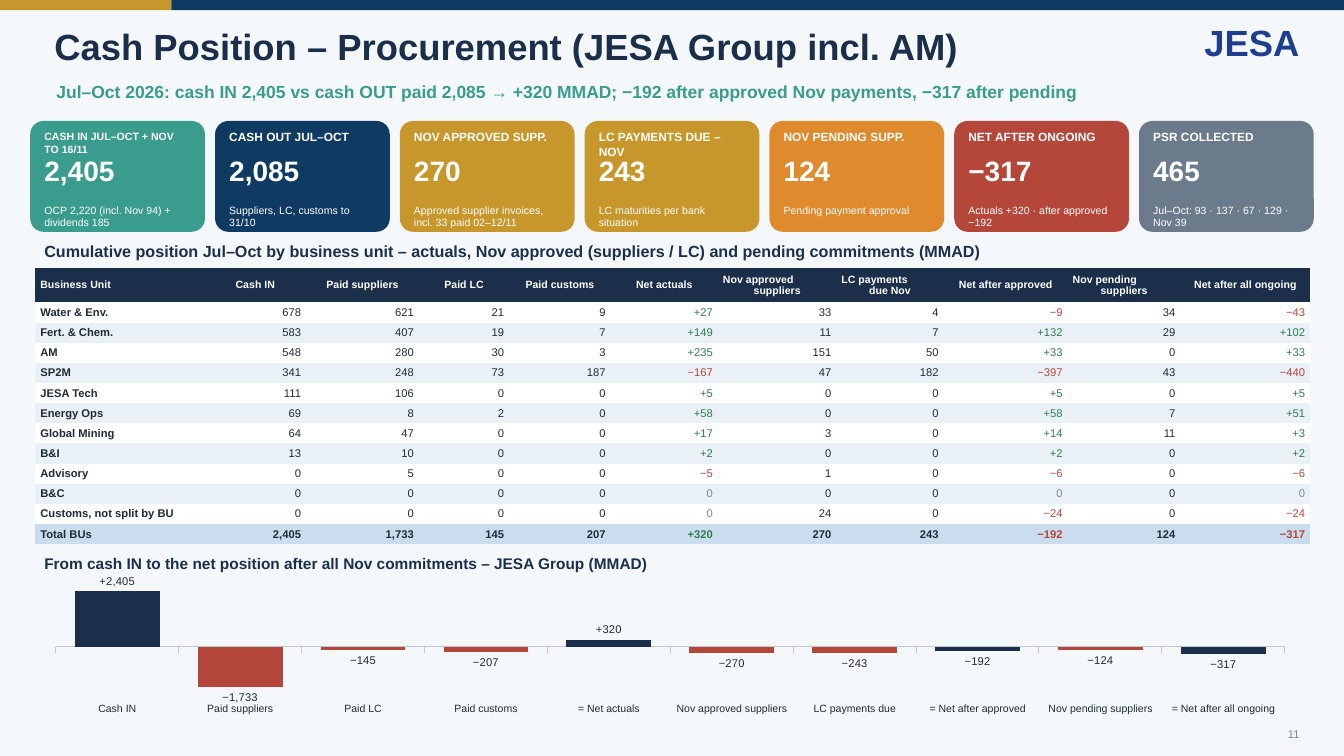
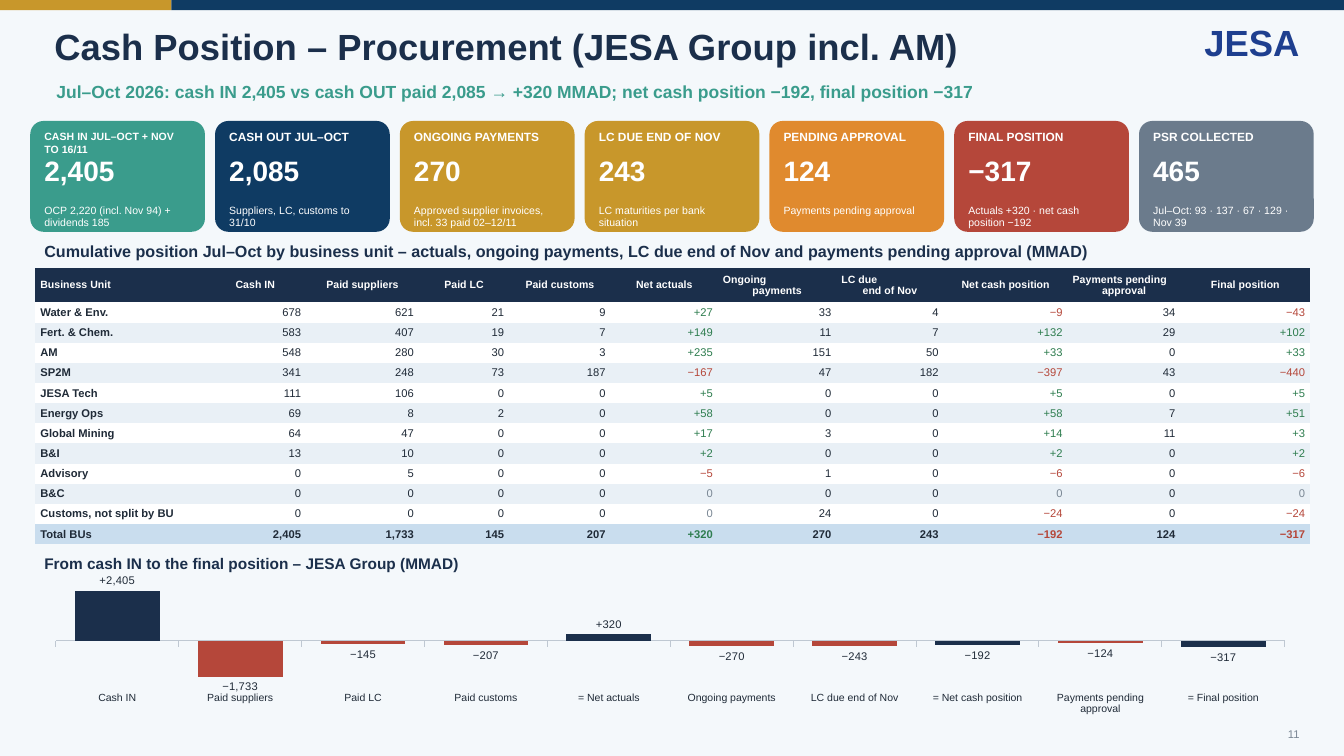
Before and after one commit to cherkaouihassan-art/Skills-Repo, a slide deck: slide 11 of weekly-ar-cash-deck/output/JESA_AR_Cash_Position_Nov_W3_2026-11-18.pptx. Drawn at 1344x756 pixels with LibreOffice and Linux fonts; fonts in the diff are those of the drawing. Boxes give left, top, right and bottom in pixels: in the first picture for what was removed or moved away, otherwise in the second. Text is boxed around its words. In the diff, an @@ line names an element or a change of style, - is before the commit and + after.

```diff
--- a/weekly-ar-cash-deck/output/JESA_AR_Cash_Position_Nov_W3_2026-11-18.pptx
+++ b/weekly-ar-cash-deck/output/JESA_AR_Cash_Position_Nov_W3_2026-11-18.pptx
@@ text at [56, 85, 972, 102]: text changed @@
-Jul–Oct 2026: cash IN 2,405 vs cash OUT paid 2,085 → +320 MMAD; −192 after approved Nov payments, −317 after pending
+Jul–Oct 2026: cash IN 2,405 vs cash OUT paid 2,085 → +320 MMAD; net cash position −192, final position −317
@@ text at [414, 132, 539, 141]: text changed @@
-NOV APPROVED SUPP.
+ONGOING PAYMENTS
@@ text at [599, 132, 721, 141]: text changed @@
-LC PAYMENTS DUE – NOV
+LC DUE END OF NOV
@@ text at [784, 132, 906, 141]: text changed @@
-NOV PENDING SUPP.
+PENDING APPROVAL
@@ text at [968, 132, 1064, 141]: text changed @@
-NET AFTER ONGOING
+FINAL POSITION
@@ text at [784, 206, 915, 216]: text changed @@
-Pending payment approval
+Payments pending approval
@@ text at [968, 206, 1079, 228]: text changed @@
-Actuals +320 · after approved −192
+Actuals +320 · net cash position −192
@@ table at [35, 268, 1312, 544] @@
-row 1: Business Unit | Cash IN | Paid suppliers | Paid LC | Paid customs | Net actuals | Nov approved suppliers | LC payments due Nov | Net after approved | Nov pending suppliers | Net after all ongoing
+row 1: Business Unit | Cash IN | Paid suppliers | Paid LC | Paid customs | Net actuals | Ongoing payments | LC due end of Nov | Net cash position | Payments pending approval | Final position
@@ text at [44, 245, 1087, 261]: text changed @@
-Cumulative position Jul–Oct by business unit – actuals, Nov approved (suppliers / LC) and pending commitments (MMAD)
+Cumulative position Jul–Oct by business unit – actuals, ongoing payments, LC due end of Nov and payments pending approval (MMAD)
@@ text at [44, 558, 458, 573]: text changed @@
-From cash IN to the net position after all Nov commitments – JESA Group (MMAD)
+From cash IN to the final position – JESA Group (MMAD)
@@ column chart at [30, 575, 1311, 718] @@
-categories: Cash IN, Paid suppliers, Paid LC, Paid customs, = Net actuals, Nov approved suppliers, LC payments due, = Net after approved, Nov pending suppliers, = Net after all ongoing
+categories: Cash IN, Paid suppliers, Paid LC, Paid customs, = Net actuals, Ongoing payments, LC due end of Nov, = Net cash position, Payments pending approval, = Final position
```
Also in this commit, not shown: 4 other slides changed, 6 other files.
